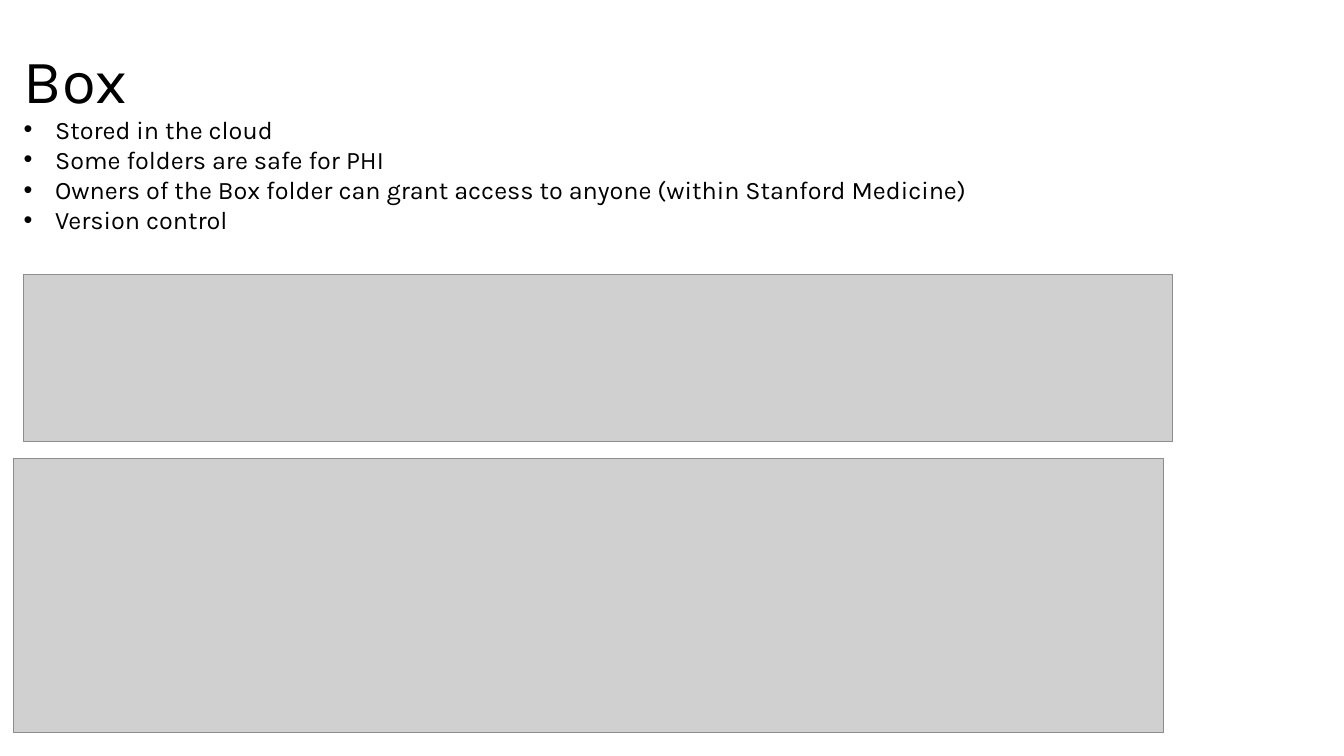
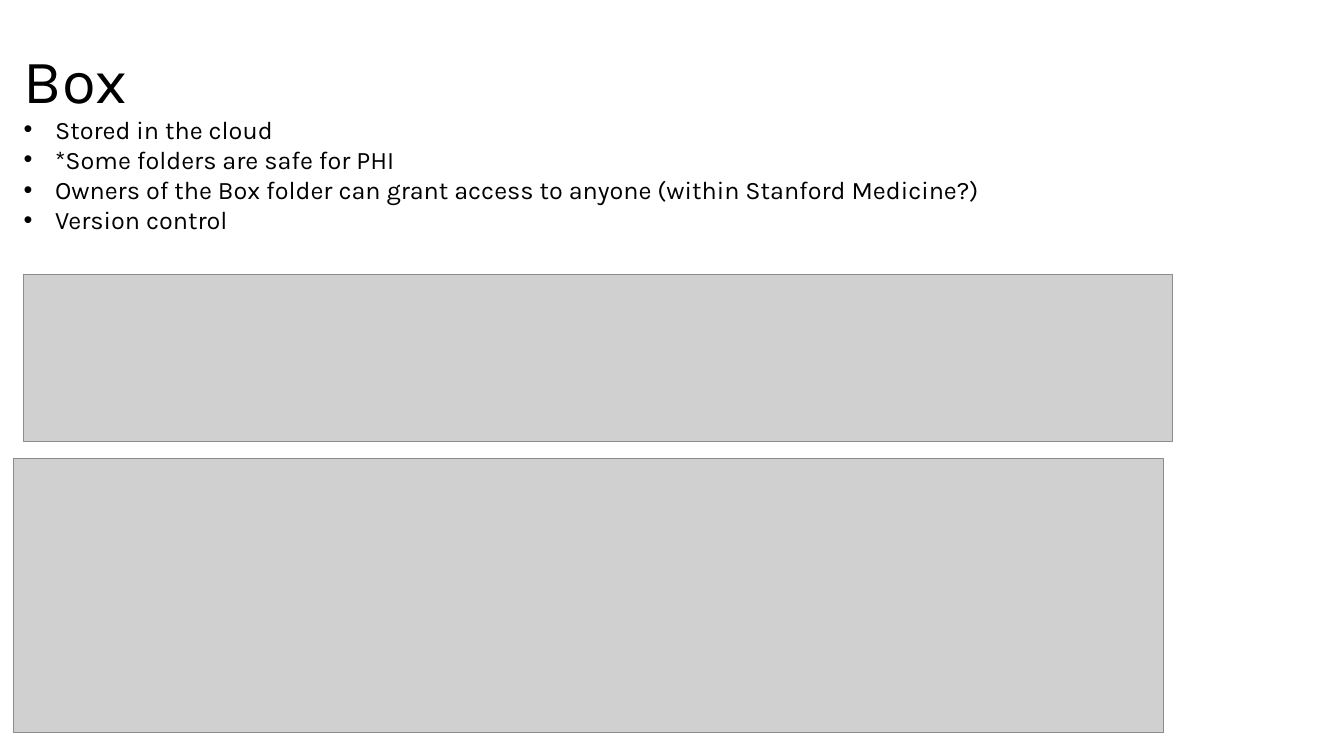
Before and after one commit to justinhylee/QSU_RWorkshop, a slide deck: slide 7 of slides/Session1.pptx. Drawn at 1344x756 pixels with LibreOffice and Linux fonts; fonts in the diff are those of the drawing; grey boxes stand for pictures. Boxes give left, top, right and bottom in pixels: in the first picture for what was removed or moved away, otherwise in the second. Text is boxed around its words. In the diff, an @@ line names an element or a change of style, - is before the commit and + after.

```diff
--- a/slides/Session1.pptx
+++ b/slides/Session1.pptx
@@ text at (x1=55, y1=151, x2=979, y2=206): text changed @@
-• Some folders are safe for PHI
-• Owners of the Box folder can grant access to anyone (within Stanford Medicine)
+• *Some folders are safe for PHI
+• Owners of the Box folder can grant access to anyone (within Stanford Medicine?)
```
Also in this commit, not shown: 3 other slides changed.
